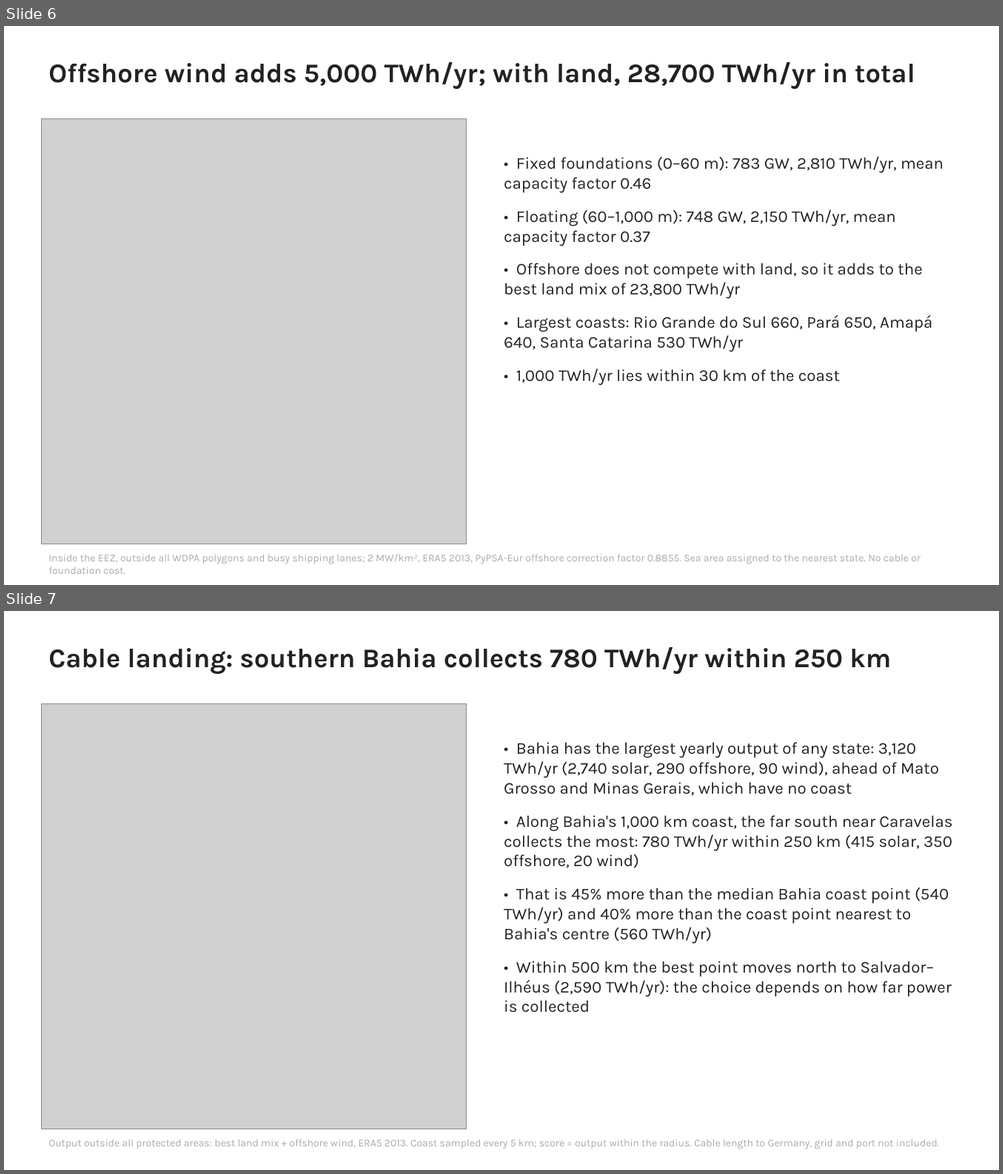
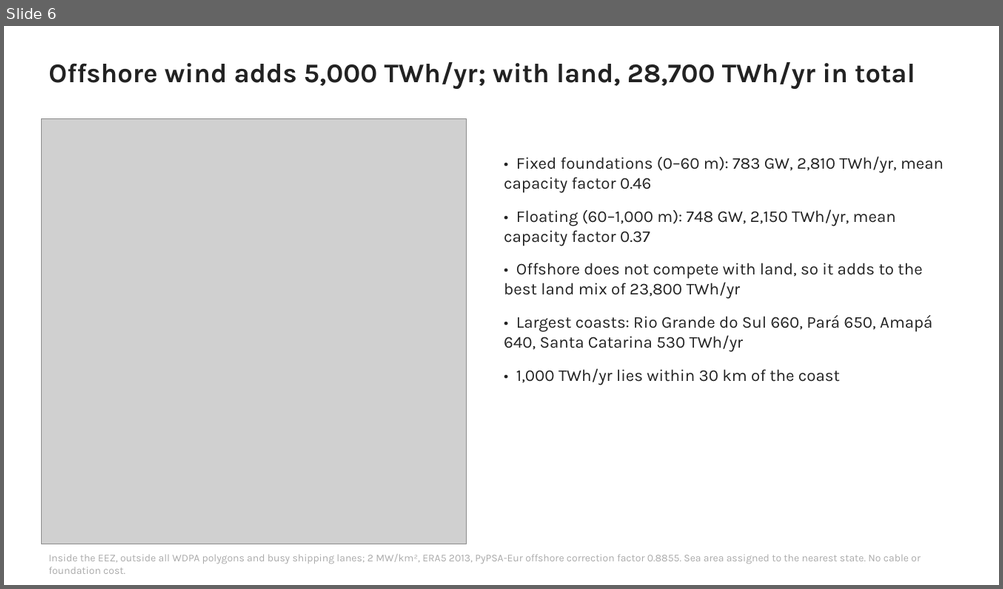
Before and after one commit to YAL-ESM/pypsa-eur-ki, a slide deck: workshop/slides/brazil_renewables.pptx. Shown one above the other, each under a label of ours: slides 6 and 7 before the commit, slide 6 after it. The pictures are 1003x1174 and 1003x589 pixels, drawn with LibreOffice and Linux fonts; fonts in the diff are those of the drawing; grey boxes stand for pictures. Boxes give left, top, right and bottom in pixels: in the first picture for what was removed or moved away, otherwise in the second. Text is boxed around its words. In the diff, an @@ line names an element or a change of style, - is before the commit and + after.

Commit message:
docs(slides): remove the southern Bahia landing slide (replaced by the RN landing)

```diff
--- a/workshop/slides/brazil_renewables.pptx
+++ b/workshop/slides/brazil_renewables.pptx
@@ slide 7 removed at (x1=4, y1=611, x2=999, y2=1170), background #FFFFFF @@
@@ text removed at (x1=48, y1=647, x2=891, y2=674) @@
-Cable landing: southern Bahia collects 780 TWh/yr within 250 km
@@ picture removed at (x1=41, y1=704, x2=466, y2=1130) @@
@@ text removed at (x1=504, y1=742, x2=952, y2=1013) @@
-• Bahia has the largest yearly output of any state: 3,120 TWh/yr (2,740 solar, 290 offshore, 90 wind), ahead of Mato Grosso and Minas Gerais, which have no coast
-• Along Bahia's 1,000 km coast, the far south near Caravelas collects the most: 780 TWh/yr within 250 km (415 solar, 350 offshore, 20 wind)
-• That is 45% more than the median Bahia coast point (540 TWh/yr) and 40% more than the coast point nearest to Bahia's centre (560 TWh/yr)
-• Within 500 km the best point moves north to Salvador–Ilhéus (2,590 TWh/yr): the choice depends on how far power is collected
@@ text removed at (x1=48, y1=1139, x2=939, y2=1149) @@
-Output outside all protected areas: best land mix + offshore wind, ERA5 2013. Coast sampled every 5 km; score = output within the radius. Cable length to Germany, grid and port not included.
```
